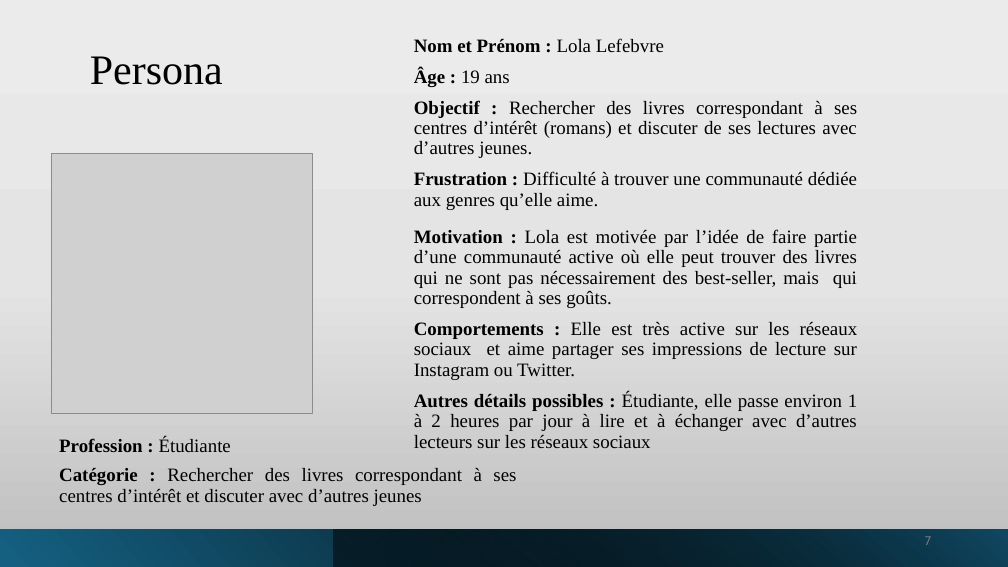
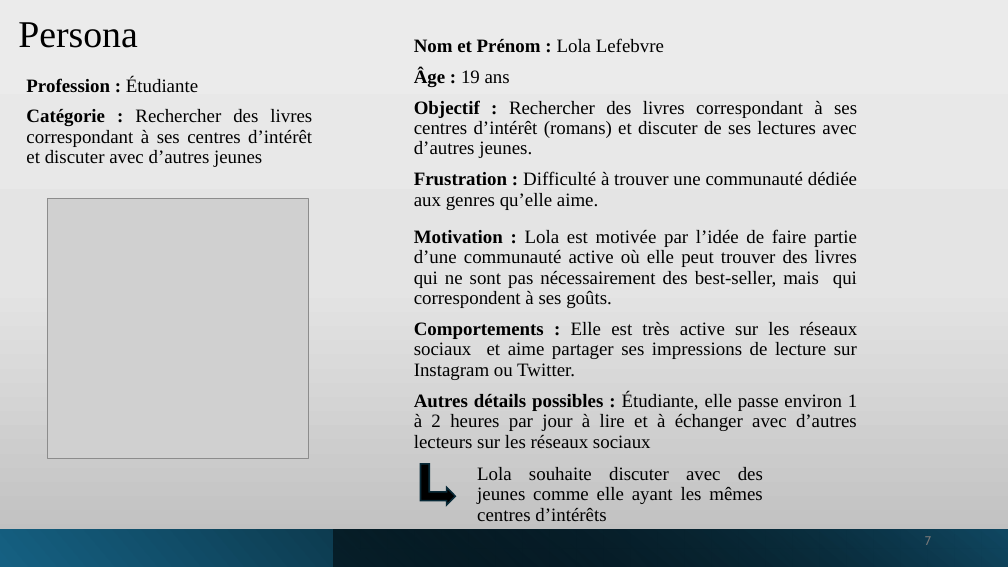
Before and after one commit to manelbenhamouda/projets-CDA, a slide deck: slide 7 of Diaporama_Haldan.pptx. Drawn at 1008x567 pixels with LibreOffice and Linux fonts; fonts in the diff are those of the drawing; grey boxes stand for pictures. Boxes give left, top, right and bottom in pixels: in the first picture for what was removed or moved away, otherwise in the second. Text is boxed around its words. In the diff, an @@ line names an element or a change of style, - is before the commit and + after.

```diff
--- a/Diaporama_Haldan.pptx
+++ b/Diaporama_Haldan.pptx
@@ title "Persona": place and size @@
-title "Persona" at (90, 56, 223, 85)
+title "Persona" at (18, 22, 138, 48)
@@ title "Persona" at (18, 22, 138, 48): size 40 to 36 pt @@
@@ text "Profession : Étudiante": place and size @@
-text "Profession : Étudiante" at (59, 437, 231, 452)
+text "Profession : Étudiante" at (26, 77, 198, 92)
@@ text "Catégorie : Rechercher des livres ..." rewrapped from (59, 468, 516, 506) to (26, 109, 312, 167) @@
@@ picture: place and size @@
-picture at (51, 154, 312, 414)
+picture at (48, 198, 308, 458)
@@ bent up arrow added at (420, 464, 455, 505), fill #000000, outline #092A39 1.5 pt @@
@@ text added at (477, 467, 763, 521), 18 pt, text #000000 @@
+Lola souhaite discuter avec des jeunes comme elle ayant les mêmes centres d’intérêts
```
Also in this commit, not shown: 7 other slides changed, 2 other files.
